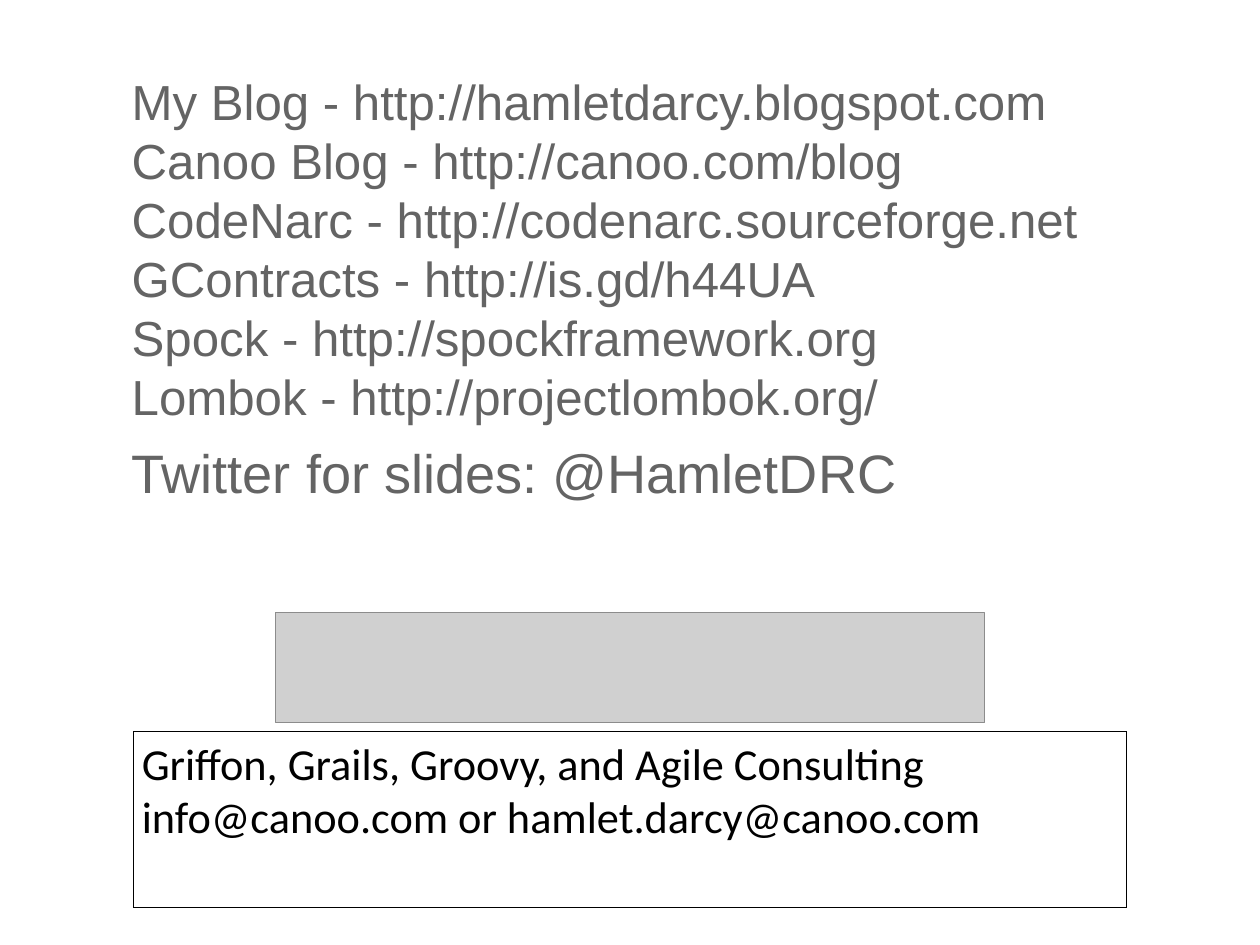
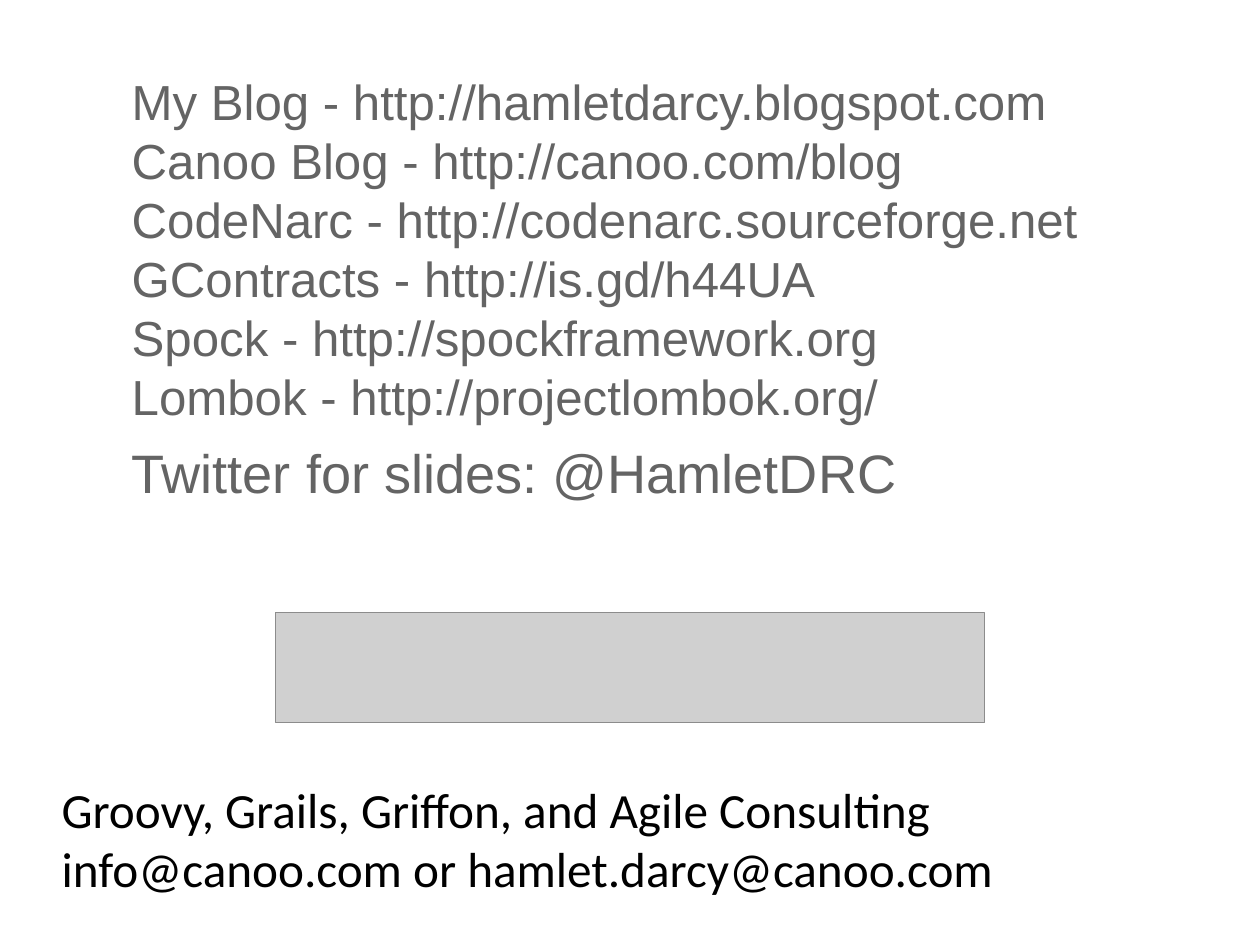
Before and after one commit to HamletDRC/presentations, a slide deck: slide 27 of asttransformations/asttransforms_devoxx.odp (slide 26 before the commit). Drawn at 1260x945 pixels with LibreOffice and Linux fonts; fonts in the diff are those of the drawing; grey boxes stand for pictures; background and template pictures are left out. Boxes give left, top, right and bottom in pixels: in the first picture for what was removed or moved away, otherwise in the second. Text is boxed around its words. In the diff, an @@ line names an element or a change of style, - is before the commit and + after.

```diff
--- a/asttransformations/asttransforms_devoxx.odp
+++ b/asttransformations/asttransforms_devoxx.odp
@@ text "Groovy, Grails, Griffon, and Agile ...": place and size @@
-text "Groovy, Grails, Griffon, and Agile ..." at bbox=[133, 732, 1127, 908]
+text "Groovy, Grails, Griffon, and Agile ..." at bbox=[62, 794, 992, 895]
@@ text "Groovy, Grails, Griffon, and Agile ..." at bbox=[62, 794, 992, 895]: fill #FFFFFF to none; outline #000000 0 pt to none @@
@@ text at bbox=[62, 794, 930, 837]: text changed; size 36 to 40 pt @@
-Griffon, Grails, Groovy, and Agile Consulting
+Groovy, Grails, Griffon, and Agile Consulting
@@ text at bbox=[62, 853, 992, 895]: size 36 to 40 pt in "info@canoo.com or hamlet.darcy@canoo.com" @@
```
Also in this commit, not shown: 1 slide added.
